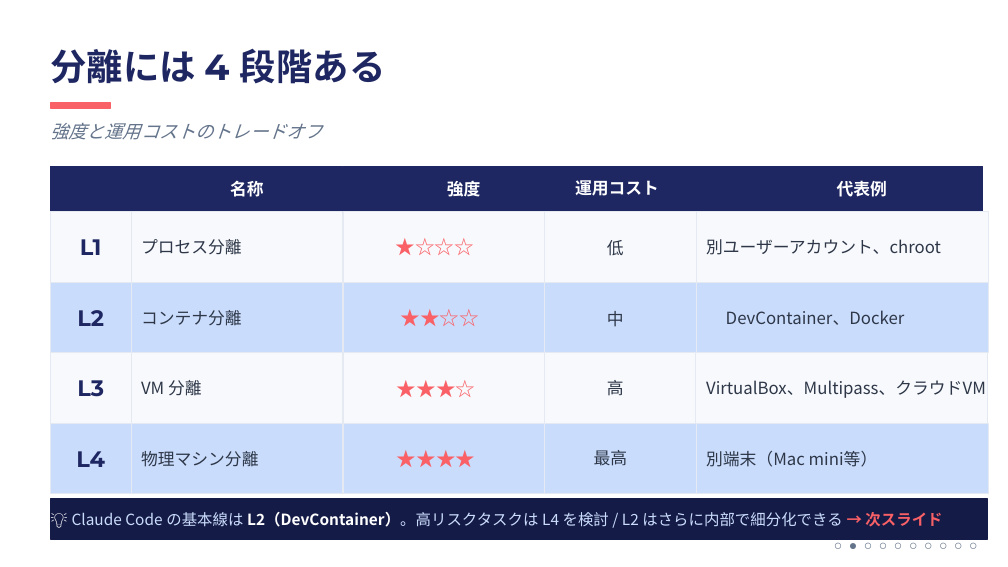
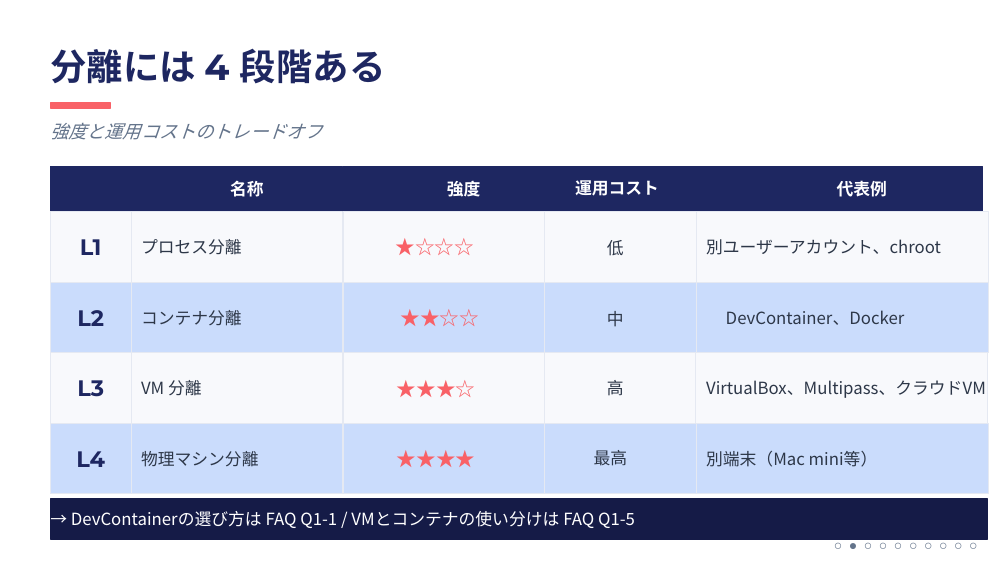
Before and after one commit to ktsuchida11/ClaudeWorkshop, a slide deck: slide 5 of session2/session2_full.pptx (slide 4 before the commit). Drawn at 1008x567 pixels with LibreOffice and Linux fonts; fonts in the diff are those of the drawing. Boxes give left, top, right and bottom in pixels: in the first picture for what was removed or moved away, otherwise in the second. Text is boxed around its words. In the diff, an @@ line names an element or a change of style, - is before the commit and + after.

```diff
--- a/session2/session2_full.pptx
+++ b/session2/session2_full.pptx
@@ text at <box>71,511,635,528</box>: text changed; size 11 to 12 pt; text colour #CADCFC to #FFFFFF @@
-💡 Claude Code の基本線は L2（DevContainer）。高リスクタスクは L4 を検討 / L2 はさらに内部で細分化できる → 次スライド
+→ DevContainerの選び方は FAQ Q1-1 / VMとコンテナの使い分けは FAQ Q1-5
```
Also in this commit, not shown: 5 other slides changed, 1 slide added.
